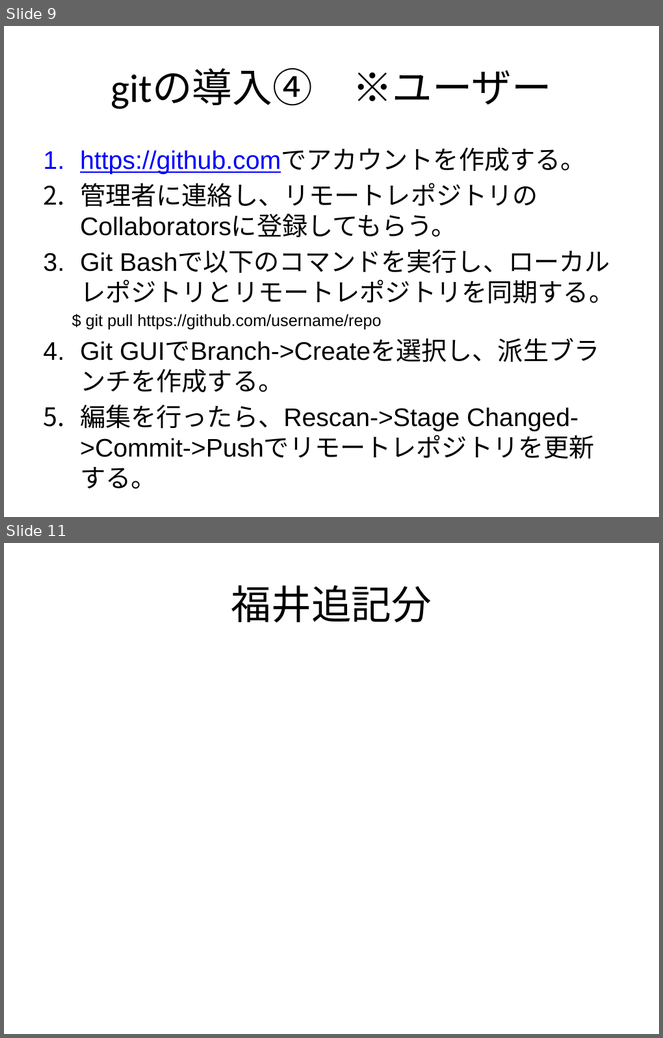
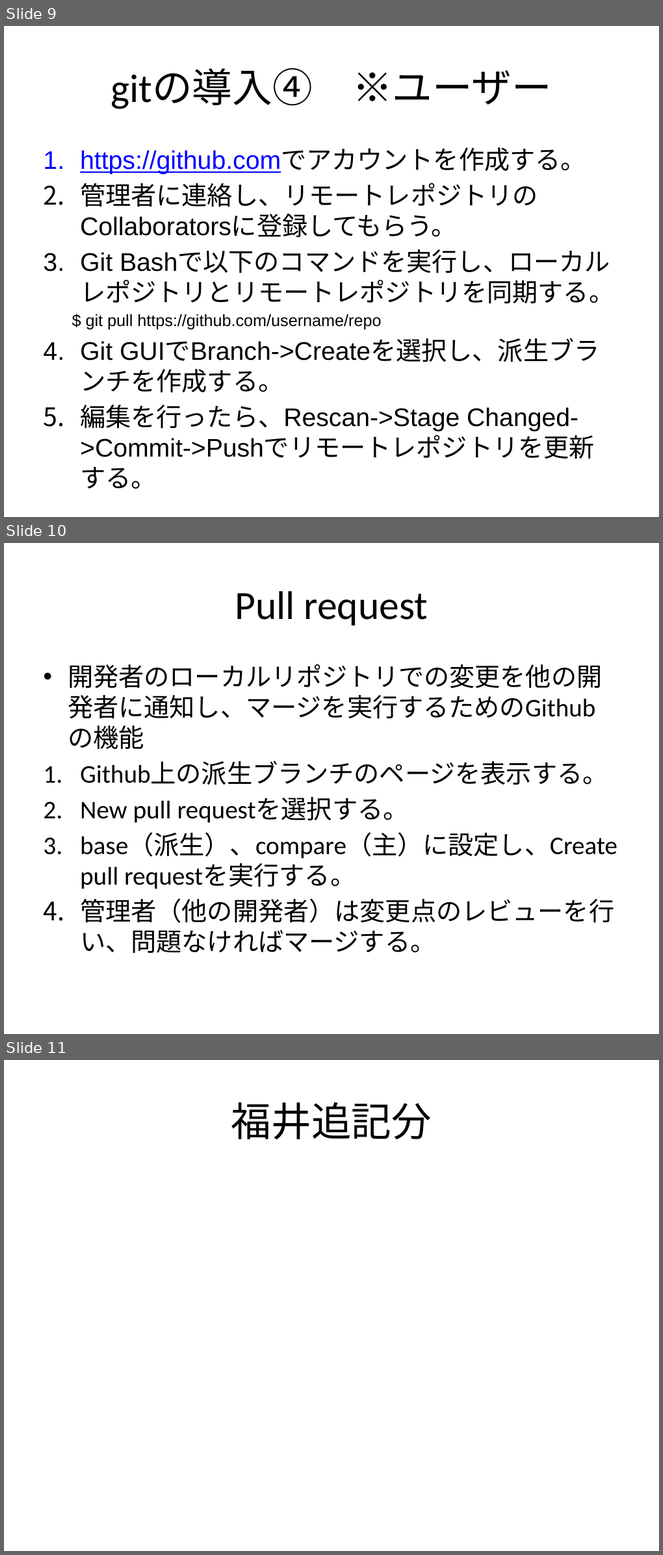
Before and after one commit to RyutaroMayumi/git_research, a slide deck: KK01_git.pptx. Shown one above the other, each under a label of ours: slides 9 and 11 before the commit, slides 9, 10 and 11 after it; the slides between them are not shown. The pictures are 663x1038 and 663x1555 pixels, drawn with LibreOffice and Linux fonts; fonts in the diff are those of the drawing. Boxes give left, top, right and bottom in pixels: in the first picture for what was removed or moved away, otherwise in the second. Text is boxed around its words. In the diff, an @@ line names an element or a change of style, - is before the commit and + after.

```diff
--- a/KK01_git.pptx
+++ b/KK01_git.pptx
@@ slide 10 added at box(4, 543, 659, 1034), background #FFFFFF @@
@@ title added at box(235, 591, 428, 626), 44 pt, text #000000 @@
+Pull request
@@ text added at box(68, 664, 618, 954), 28 pt, text #000000 @@
+• 開発者のローカルリポジトリでの変更を他の開発者に通知し、マージを実行するためのGithubの機能
+1. Github上の派生ブランチのページを表示する。
+2. New pull requestを選択する。
+3. base（派生）、compare（主）に設定し、Create pull requestを実行する。
+4. 管理者（他の開発者）は変更点のレビューを行い、問題なければマージする。
```
Also in this commit, not shown: 1 slide changed, 1 slide removed.
